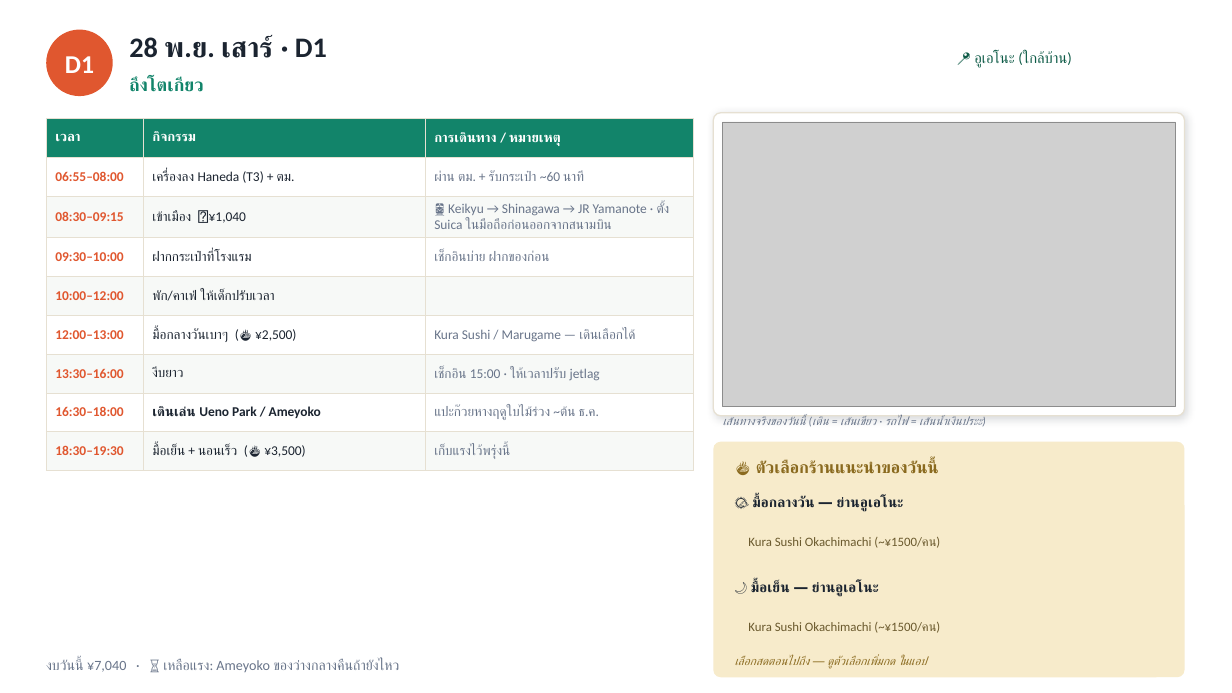
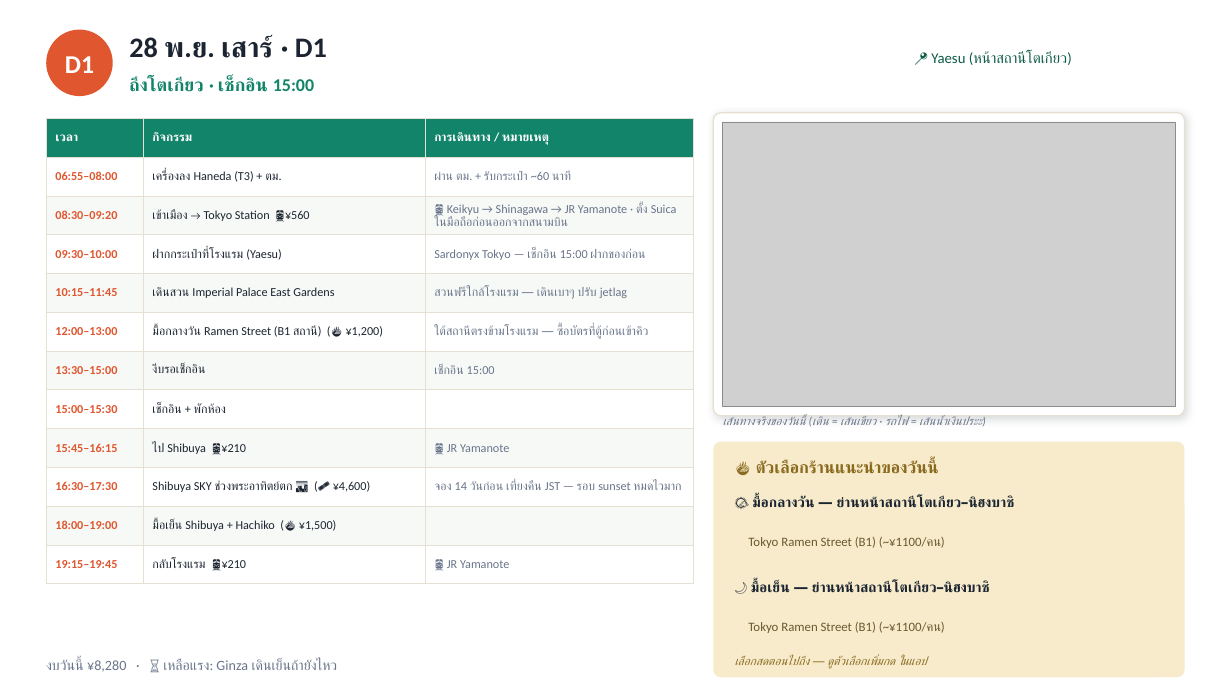
Before and after one commit to aphiwatgo5/tokyo-trip-planner, a slide deck: slide 3 of Tokyo_Trip_Plan_2026.pptx. Drawn at 1232x693 pixels with LibreOffice and Linux fonts; fonts in the diff are those of the drawing; grey boxes stand for pictures. Boxes give left, top, right and bottom in pixels: in the first picture for what was removed or moved away, otherwise in the second. Text is boxed around its words. In the diff, an @@ line names an element or a change of style, - is before the commit and + after.

```diff
--- a/Tokyo_Trip_Plan_2026.pptx
+++ b/Tokyo_Trip_Plan_2026.pptx
@@ text at box(931, 51, 1072, 65): text changed @@
-📍 อูเอโนะ (ใกล้บ้าน)
+📍 Yaesu (หน้าสถานีโตเกียว)
@@ text at box(129, 77, 314, 92): text changed @@
-ถึงโตเกียว
+ถึงโตเกียว · เช็กอิน 15:00
@@ table at box(46, 118, 693, 575) @@
-row 3: 08:30–09:15 | เข้าเมือง 🚆¥1,040 | 🚆 Keikyu → Shinagawa → JR Yamanote · ตั้ง Suica ในมือถือก่อนออกจากสนามบิน
-row 4: 09:30–10:00 | ฝากกระเป๋าที่โรงแรม | เช็กอินบ่าย ฝากของก่อน
-row 5: 10:00–12:00 | พัก/คาเฟ่ ให้เด็กปรับเวลา | 
-row 6: 12:00–13:00 | มื้อกลางวันเบาๆ (🍜 ¥2,500) | Kura Sushi / Marugame — เดินเลือกได้
-row 7: 13:30–16:00 | งีบยาว | เช็กอิน 15:00 · ให้เวลาปรับ jetlag
-row 8: 16:30–18:00 | เดินเล่น Ueno Park / Ameyoko | แปะก๊วยหางฤดูใบไม้ร่วง ~ต้น ธ.ค.
-row 9: 18:30–19:30 | มื้อเย็น + นอนเร็ว (🍜 ¥3,500) | เก็บแรงไว้พรุ่งนี้
+row 3: 08:30–09:20 | เข้าเมือง → Tokyo Station 🚆¥560 | 🚆 Keikyu → Shinagawa → JR Yamanote · ตั้ง Suica ในมือถือก่อนออกจากสนามบิน
+row 4: 09:30–10:00 | ฝากกระเป๋าที่โรงแรม (Yaesu) | Sardonyx Tokyo — เช็กอิน 15:00 ฝากของก่อน
+row 5: 10:15–11:45 | เดินสวน Imperial Palace East Gardens | สวนฟรีใกล้โรงแรม — เดินเบาๆ ปรับ jetlag
+row 6: 12:00–13:00 | มื้อกลางวัน Ramen Street (B1 สถานี) (🍜 ¥1,200) | ใต้สถานีตรงข้ามโรงแรม — ซื้อบัตรที่ตู้ก่อนเข้าคิว
+row 7: 13:30–15:00 | งีบรอเช็กอิน | เช็กอิน 15:00
+row 8: 15:00–15:30 | เช็กอิน + พักห้อง | 
+row 9: 15:45–16:15 | ไป Shibuya 🚆¥210 | 🚆 JR Yamanote
+row 10: 16:30–17:30 | Shibuya SKY ช่วงพระอาทิตย์ตก 🌆 (🎟 ¥4,600) | จอง 14 วันก่อน เที่ยงคืน JST — รอบ sunset หมดไวมาก
+row 11: 18:00–19:00 | มื้อเย็น Shibuya + Hachiko (🍜 ¥1,500) | 
+row 12: 19:15–19:45 | กลับโรงแรม 🚆¥210 | 🚆 JR Yamanote
@@ text at box(753, 496, 1014, 512): text changed @@
-🌤 มื้อกลางวัน — ย่านอูเอโนะ
+🌤 มื้อกลางวัน — ย่านหน้าสถานีโตเกียว–นิฮงบาชิ
@@ text at box(748, 537, 945, 548): text changed @@
-Kura Sushi Okachimachi (~¥1500/คน)
+Tokyo Ramen Street (B1) (~¥1100/คน)
@@ text at box(751, 581, 989, 597): text changed @@
-🌙 มื้อเย็น — ย่านอูเอโนะ
+🌙 มื้อเย็น — ย่านหน้าสถานีโตเกียว–นิฮงบาชิ
@@ text at box(748, 622, 945, 633): text changed @@
-Kura Sushi Okachimachi (~¥1500/คน)
+Tokyo Ramen Street (B1) (~¥1100/คน)
@@ text at box(46, 659, 338, 672): text changed @@
-งบวันนี้ ¥7,040 · ⏳ เหลือแรง: Ameyoko ของว่างกลางคืนถ้ายังไหว
+งบวันนี้ ¥8,280 · ⏳ เหลือแรง: Ginza เดินเย็นถ้ายังไหว
```
Also in this commit, not shown: 18 other slides changed, 27 other files.
